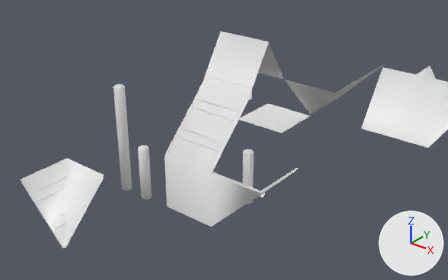
Renders of the Blender file Haafingar.blend from each side of a commit.
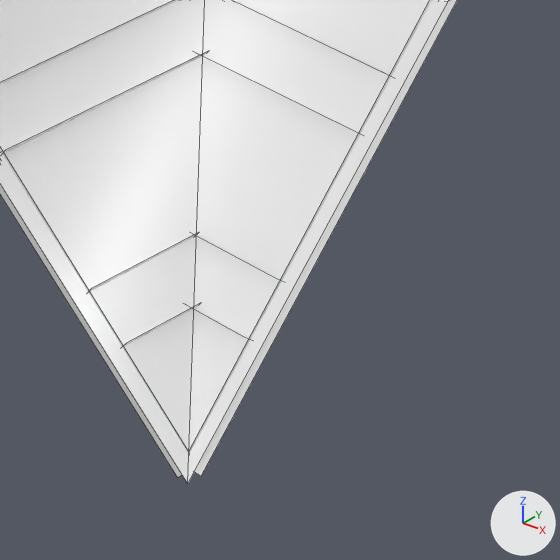
Each version is shown from a 50 mm camera at (15.46, -23.26, 14.73) aimed at (0.56, -4.63, 3.18), then close up on the part from 8% to 26% of the width and 64% to 93% of the height. The lights are fixed; the arrows at lower right show +X, +Y and +Z. The close-ups show mesh edges as thin lines.
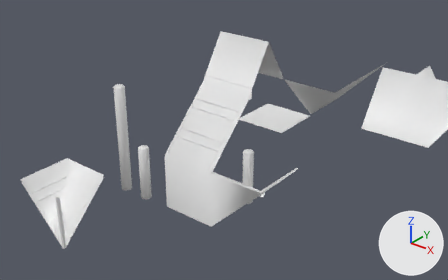
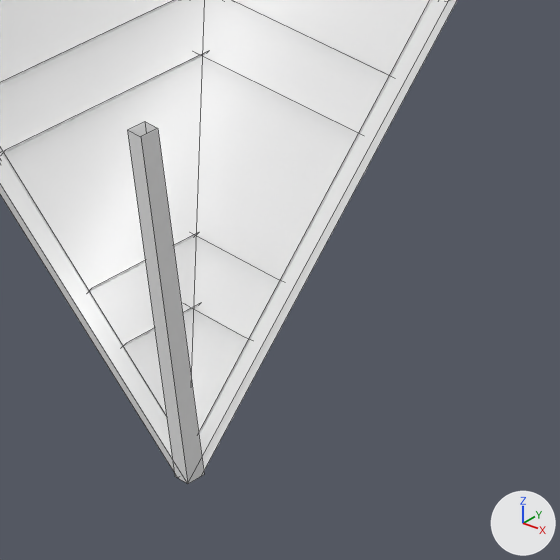
Pixel boxes (x1, y1, x2, y2) of what changed, in the close-ups (560 x 560 px):
'Plane.001', reshaped
    before: (0, 0, 457, 483)
    after: (0, 0, 457, 484)
part 1 of me_plane_001, added
    after: (127, 121, 204, 484)

The change, as a list of edits to the scene's bpy script:
```text
Change me_plane_001:
    where me_plane_001.from_pydata(...)  # 72 vertices, 30 faces; spans x -1.28..1.28, y -1.28..1.28, z -1.28..1.28
    used by ob_plane_001; location = (-5.12, -8.96, 0.0)
    verts and faces of me_plane_001; kept vertices keep their numbers, new ones are numbered from 72
    me_plane_001 part 1
    add verts[72] = (1.15, -1.28, 1.25)  # pixel (127, 129)
    add verts[73] = (1.15, -1.15, 1.25)  # pixel (144, 121)
    add verts[74] = (1.15, -1.28, -1.28)  # pixel (174, 476)
    add verts[75] = (1.15, -1.15, -1.28)
    add for new, old in zip([*range(76, 80)], [*range(72, 76)]): verts[new] = verts[old] + (0.13, 0.0, 0.0)
    add faces += [(72, 73, 75, 74), (72, 74, 78, 76), (76, 78, 79, 77), (73, 77, 79, 75)]
```
